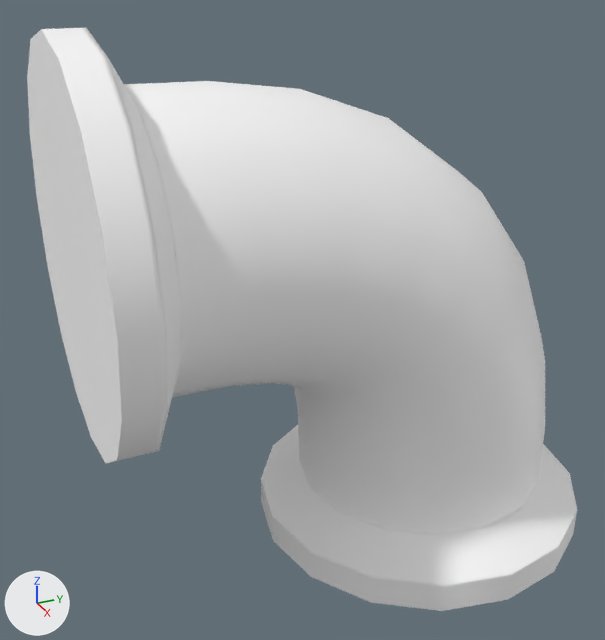
Before and after pictures for a commit that changed the FBX model Content/scenes/pipes/pipeTurn8_8.fbx.
Before and after are seen from a 50 mm camera at (0.1527, -0.1008, 0.054) aimed at (-0.003, -0.0308, -0.0238). Every picture has the same lights, and +X, +Y and +Z are marked at lower left. Objects named as collision shapes, trigger or cutter boxes, shadow casters or lower levels of detail are left out. Where no turn or scale is listed for an object, it has been applied to the vertices.

Before the edit, the objects in view are built like this:
```python
me_mesh = bpy.data.meshes.new('Mesh')
me_mesh.from_pydata(...)  # 274 vertices, 288 faces; spans x -0.04..0.04, y -0.08..0.04, z -0.08..0.04
me_mesh.materials.append(mat_pipesmaterial)  # its picture is missing
ob_pipeturn8_8 = bpy.data.objects.new('pipeTurn8_8', me_mesh)
ob_pipeturn8_8.location = (0.0, 0.0, 0.0)
```
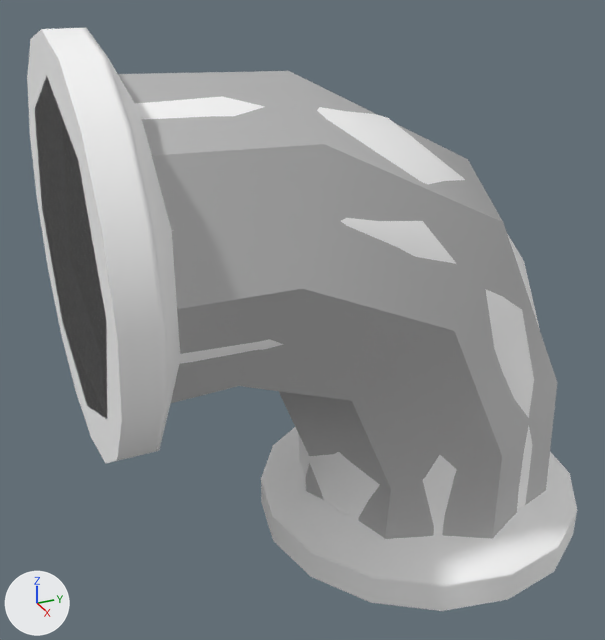
Commit message: Pipe works

Changed parts and their boxes (x1, y1, x2, y2) in the pictures (605 x 640 px):
'lightmapProxy', added
    after: (35, 71, 557, 539)

What the commit changed:
Material 'phong1' (mat_phong1) is new.
Its base color is (0.5, 0.5, 0.5) (grey #bcbcbc).
Its roughness is 0.553.
Mesh me_mesh_001 is new.
It has 40 vertices, 34 faces and spans x -0.033..0.033, y -0.02..0.0925, z -0.04..0.0725.
It uses material mat_phong1 (grey #bcbcbc).
Object 'lightmapProxy' (ob_lightmapproxy) is new; it shows me_mesh_001.
Its location is (0.0, -0.06, -0.04).
